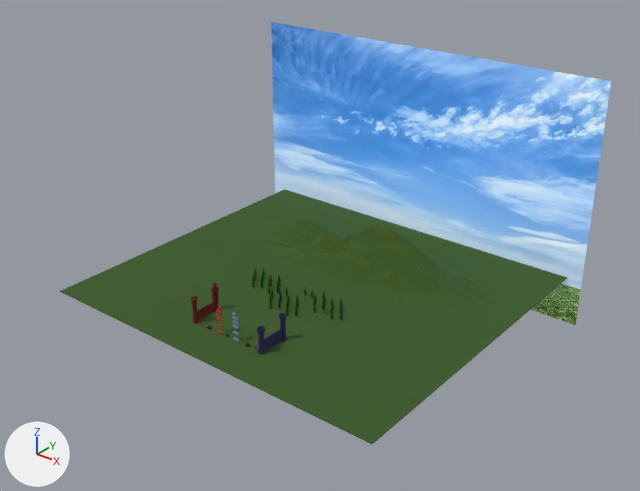
What one commit did to the glTF model public/assets/level1.glb.
Camera for both pictures: a 50 mm camera at (520.0, -510.0, 447.0) aimed at (11.0, 127.0, 52.0). The axes (+X, +Y, +Z) are drawn at lower left. The lights are the same throughout. The older version comes first. Objects named as collision shapes, trigger or cutter boxes, shadow casters or lower levels of detail are left out. Where no turn or scale is listed for an object, it has been applied to the vertices.

In view in the first picture: 'Mountain_A_0', 'Mountain_B_0', 'Plane-ColVis', 'bg' and 7 more.
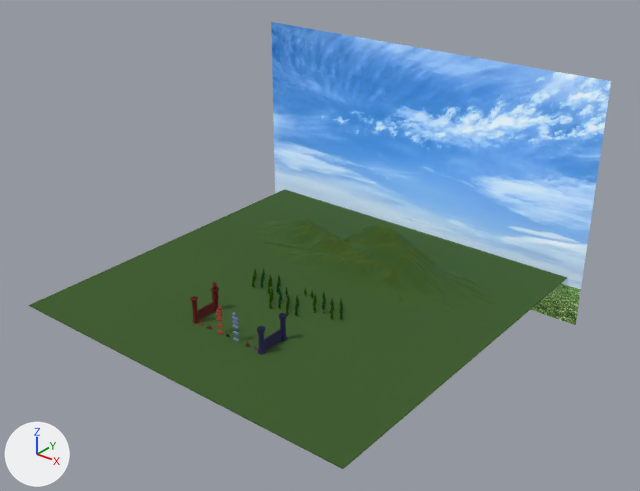
Pixel boxes [x1, y1, x2, y2] of what changed, in the pictures (640 x 491 px):
'Plane-ColVis', moved: before [60, 189, 567, 444]; after [29, 189, 567, 469]

The change, as a diff of the scene's bpy script:
```diff
--- a/public/assets/level1.glb.py
+++ b/public/assets/level1.glb.py
@@ ob_plane_colvis @@
 ob_plane_colvis = bpy.data.objects.new('Plane-ColVis', me_plane)
-ob_plane_colvis.location = (0.0, 155.8, 0.0)
+ob_plane_colvis.location = (0.0, 117.8, 0.0)
```
